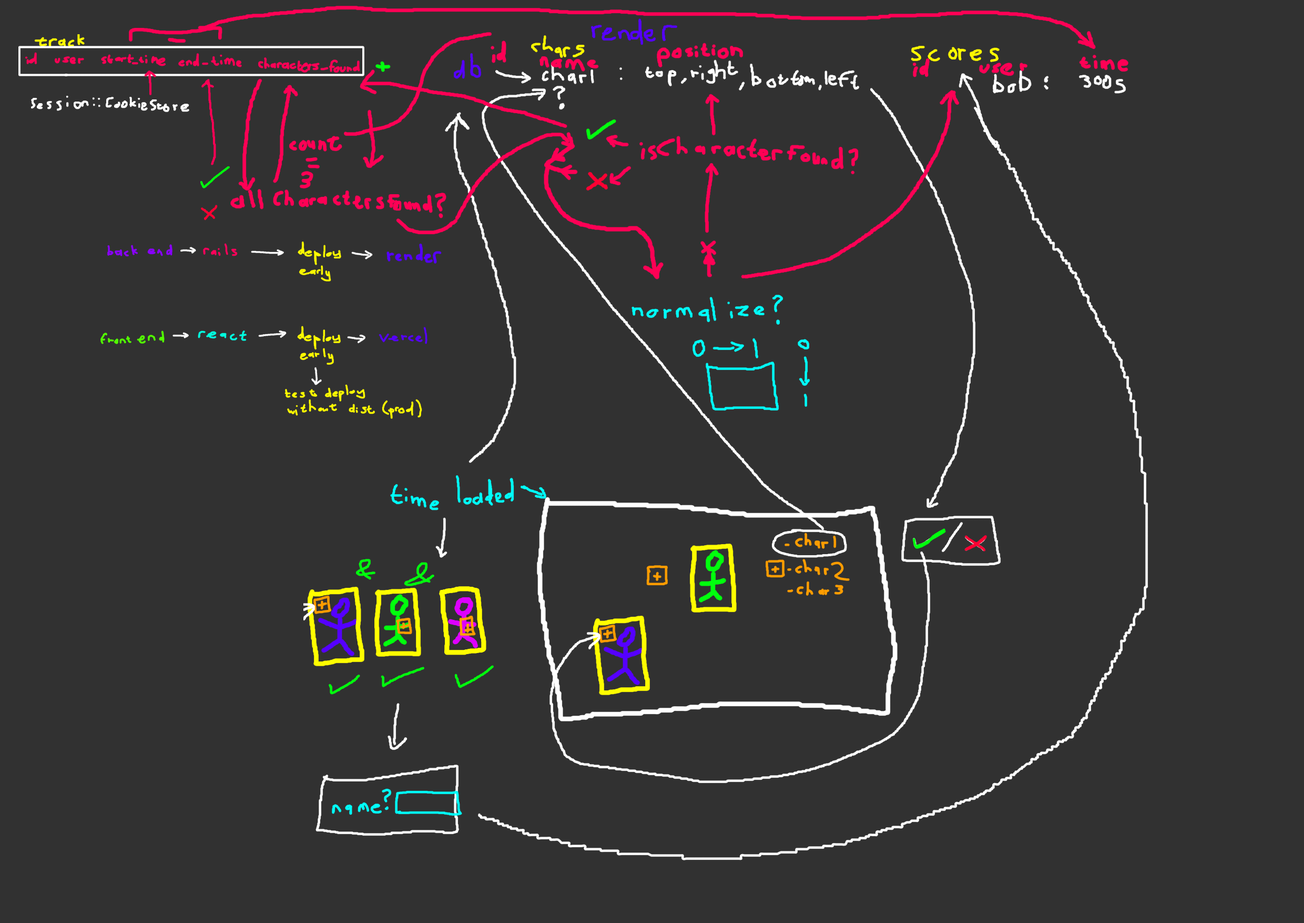
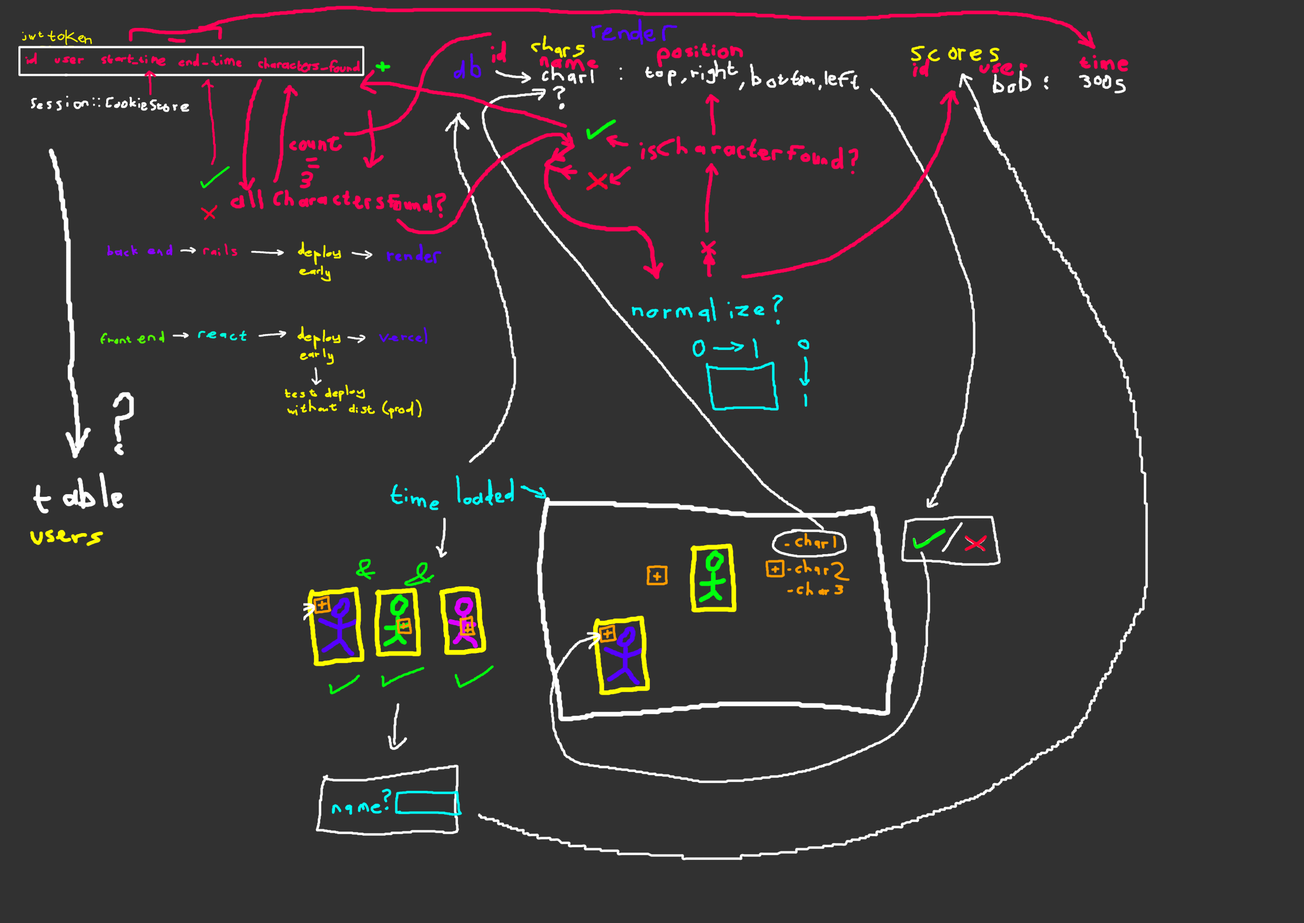
Before/after of a 1304px x 923px layered artwork. What changed in the layer stack:
painted on "Paint Layer 1" over [22, 29, 135, 546]
